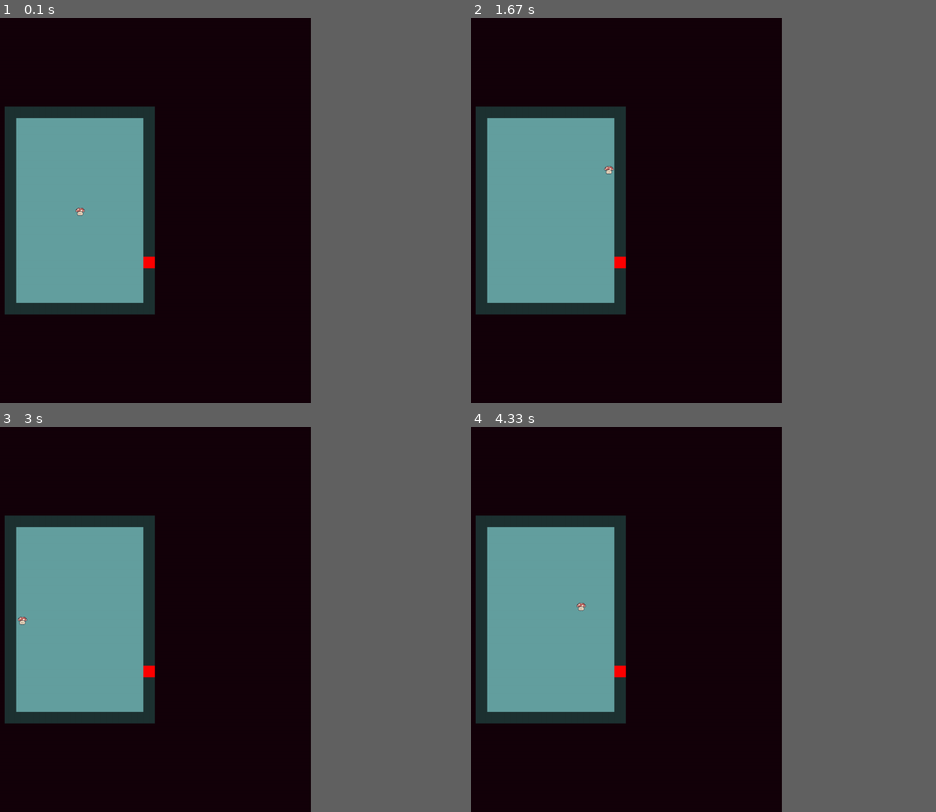
Above: before the commit, frames 1-4 (two rows, left to right).
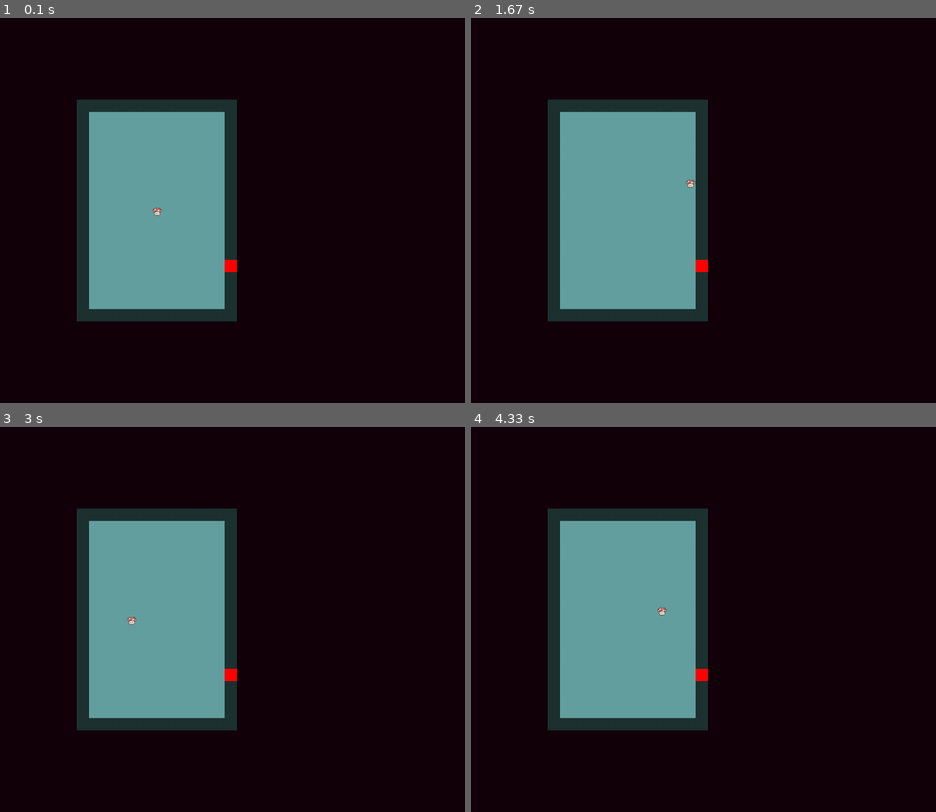
Above: after the commit, the same moments.

Repository: PiotrO15/PythonDungeons
Game: pygame game, started from src/main.py
Same seed, same stepped clock (60 frames per second), same inputs: the game is played once before the commit and once after it.
Inputs:
- Up to frame 1 (0.1 s): no input
- Up to frame 2 (1.67 s): hold D 0.33-0.8 s; hold W 0.83-1.13 s; hold D 1.17-1.63 s
- Up to frame 3 (3 s): hold A 1.67-2.2 s; hold S 2.23-2.53 s; hold A 2.57-2.97 s
- Up to frame 4 (4.33 s): hold W 3-3.37 s; hold D 3.4-4.03 s; hold S from 4.07 s (still down)
In our replay, the window is 675x562 before the commit and 900x562 after it. These sizes can differ from the game's own. Grey fills any space a smaller window leaves; there, only what the larger window draws over its background counts as a difference.

The runs differ from the first frame. In frame 1, 22% of the frame differs, in the area x 1-51%, y 21-79%; in frame 2, 22%; in frame 3, 22%; in frame 4, 22%.

Commit message:
doors work properly

Diff:
--- a/generator.py
+++ b/generator.py
@@ -33,7 +33,6 @@
 valid_sizes = [(1, 2), (2, 1), (1, 3), (3, 1), (2, 2)]
 
 
-
 class Neighbor:
     position: tuple[int, int]
     direction: Direction
@@ -57,7 +56,8 @@
 
         self.end = False
         self.neighbors = []
-        self.doors = []
+        self.doors = {}
+        self.doors_rect = []
         self.master = None
         self.merged_with = []
         self.layout = []
@@ -70,27 +70,37 @@
 
         self.layout = room_layout
         return room_layout
+
     def add_doors(self):
         doors: dict[tuple[int, int], tuple[int, int]] = {}
 
         for neighbor in self.neighbors:
-            grid_diff_x = neighbor.position[0] - self.position[0]
-            grid_diff_y = neighbor.position[1] - self.position[1]
-            # print(grid_diff_x, grid_diff_y)
             door_cords = (0, 0)
+            # destination = neighbor.position
+            destination = [a + b for a, b in zip(neighbor.position, direction_dict[neighbor.direction])]
+
+            offset_x = neighbor.position[0] - self.position[0]
+            offset_y = neighbor.position[1] - self.position[1]
+            # print(offset_x, offset_y)
 
             if neighbor.direction == Direction.UP:
-                door_cords = (0, int((grid_diff_x + 0.5) * utils.ROOM_DIMENSIONS[0]))
+                door_cords = (0, int((offset_x + 0.5) * utils.ROOM_DIMENSIONS[0]))
+                # destination[1] -= 1
             elif neighbor.direction == Direction.DOWN:
-                door_cords = (-1, int((grid_diff_x + 0.5) * utils.ROOM_DIMENSIONS[0]))
+                door_cords = (len(self.layout)-1, int((offset_x + 0.5) * utils.ROOM_DIMENSIONS[0]))
+                # destination[1] += 1
             elif neighbor.direction == Direction.LEFT:
-                door_cords = (int((grid_diff_y + 0.5) * utils.ROOM_DIMENSIONS[1]), 0)
+                door_cords = (int((offset_y + 0.5) * utils.ROOM_DIMENSIONS[1]), 0)
+                # destination[0] -= 1
             elif neighbor.direction == Direction.RIGHT:
-                door_cords = (int((grid_diff_y + 0.5) * utils.ROOM_DIMENSIONS[1]), -1)
+                door_cords = (int((offset_y + 0.5) * utils.ROOM_DIMENSIONS[1]), len(self.layout[0])-1)
+                # destination[0] += 1
 
             # print(door_cords)
-            self.layout[door_cords[0]][door_cords[1]] = 11 #TODO fix
-            doors[door_cords] = neighbor.position
+
+            self.layout[door_cords[0]][door_cords[1]] = 11
+
+            doors[door_cords] = (destination[0], destination[1])
 
         self.doors = doors
 
@@ -206,7 +216,8 @@
 
         # Select the direction vector that doesn't point to the previous room
         for neighbor in list(room.neighbors):
-            if previous_room is None or (x + direction_dict.get(neighbor.direction)[0], y + direction_dict.get(neighbor.direction)[1]) != previous_room.position:
+            if previous_room is None or (x + direction_dict.get(neighbor.direction)[0],
+                                         y + direction_dict.get(neighbor.direction)[1]) != previous_room.position:
                 direction_vector = direction_dict.get(neighbor.direction)
                 break
 
@@ -231,6 +242,7 @@
         return room
     else:
         return get_master(grid[room.master[0], room.master[1]], grid)
+
 
 def fill_rooms(grid):
     for x in range(len(grid)):
@@ -274,8 +286,10 @@
 
                 if new_room.master is None and not new_room.end and not room.end:
                     # Calculate new size considering positions and sizes of both rooms
-                    if (direction.is_vertical() and room.size[0] == new_room.size[0] and new_room.position[0] == room.position[0] or
-                            not direction.is_vertical() and room.size[1] == new_room.size[1] and new_room.position[1] == room.position[1]):
+                    if (direction.is_vertical() and room.size[0] == new_room.size[0] and new_room.position[0] ==
+                            room.position[0] or
+                            not direction.is_vertical() and room.size[1] == new_room.size[1] and new_room.position[1] ==
+                            room.position[1]):
                         if direction.is_vertical():
                             new_size = (room.size[0], room.size[1] + new_room.size[1])
                         else:
--- a/src/entities/entity.py
+++ b/src/entities/entity.py
@@ -41,7 +41,6 @@
 
             # self.drop_items()
 
-
     def basic_update(self):
         self.detect_death()
         self.update_hitbox()
@@ -59,6 +58,7 @@
         try:
             if any(screen_surface.get_at(point) in [(30, 50, 50)] for point in collide_points):
                 self.velocity = [0, 0]
+                # print('collision')
         except: self.velocity = [0, 0]
 
     def update_hitbox(self):
--- a/src/entities/player.py
+++ b/src/entities/player.py
@@ -5,7 +5,7 @@
 
 class Player(Entity):
     name = 'player'
-    speed = 400
+    speed = 300
     max_hp = 100
     gold = 0
     shield = 1
@@ -15,9 +15,8 @@
 
     def __init__(self, game):
         Entity.__init__(self, game, self.name)
-        self.rect = self.image.get_rect(center=(self.game.display.get_width()/2, self.game.display.get_height()/2))
+        self.center()
         self.weapon = None
-        self.attacking = False
         self.attack_cooldown = 350  # ms
         self.room = None
 
@@ -38,10 +37,6 @@
         # print(vel)
         self.set_velocity(vel)
 
-        if pygame.mouse.get_pressed()[0] and pygame.time.get_ticks() - self.time > self.attack_cooldown \
-                and self.weapon:
-            self.time = pygame.time.get_ticks()
-            self.attacking = True
 
     def update(self) -> None:
         if self.dead:
@@ -50,9 +45,27 @@
         if self.can_move:
             self.rect.move_ip(*self.velocity)
             self.hitbox.move_ip(*self.velocity)
+        self.use_door()
         self.detect_death()
 
         self.update_hitbox()
+
+    def center(self):
+        self.rect = self.image.get_rect(center=(self.game.display.get_width() / 2, self.game.display.get_height() / 2))
+
+    def use_door(self):
+        screen_surface = self.game.display
+
+        for entry in self.game.current_room.doors_rect:
+            if entry['rect'].collidepoint(self.hitbox.midbottom):
+                # print('s')
+                next_room = entry['destination']
+                print(next_room)
+                self.game.current_room = self.game.dungeon[next_room]
+                while self.game.current_room.master: self.game.current_room = self.game.dungeon[self.game.current_room.master]
+                self.center()
+                break
+
 
     def calculate_collision(self, enemy):
         if not self.shield and not self.dead:
--- a/src/game.py
+++ b/src/game.py
@@ -29,7 +29,7 @@
 
         self.dungeon = generator.generate_dungeon(self.dungeon_size, self.room_count)
 
-        self.current_room = self.dungeon[0, 0].layout
+        self.current_room = self.dungeon[0, 0]
 
         # self.object_manager = ObjectManager(self)
         self.player = Player(self)
--- a/src/map/display_map.py
+++ b/src/map/display_map.py
@@ -1,4 +1,5 @@
 import pygame
+import generator
 
 from src import utils
 
@@ -12,27 +13,27 @@
 colors_dict = {
     0:(100, 160, 160),  # floor
     1:(30, 50, 50),     # wall
-    11:(255, 0, 0),     # UP_door
-    12:(0, 255, 0),     # DOWN_door
-    13:(255, 255, 0),   # LEFT_door
-    14:(0,0,255),       # RIGHT_door
+    11:(255, 0, 0),     # door
+    12:(0, 255, 0),     # G
+    13:(255, 255, 0),   # Y
+    14:(0,0,255),       # B
     100:(255, 140, 80)  # test
 }
 
-def draw_room(room_layout, screen):
-    room_size = (len(room_layout[0]) * TILE_SIZE, len(room_layout) * TILE_SIZE)
-    top_left_corner = [(a - b)/2 for a, b in zip(utils.SCREEN_SIZE, room_size)]
-    # print(room_size)
-    # print(top_left_corner)
+def draw_room(room: generator.Room, screen):
+    room_size_px = (room.size[0] * utils.ROOM_DIMENSIONS[0] * TILE_SIZE, room.size[1] * utils.ROOM_DIMENSIONS[1] * TILE_SIZE)
+    top_left_corner = [(a - b)/2 for a, b in zip(utils.SCREEN_SIZE, room_size_px)]
 
     # Clear the screen
     screen.fill(background_color)
 
     # Draw the dungeon
-    for y, row in enumerate(room_layout):
+    for y, row in enumerate(room.layout):
         for x, tile in enumerate(row):
             rect = pygame.Rect(top_left_corner[0] + x * TILE_SIZE, top_left_corner[1] + y * TILE_SIZE, TILE_SIZE, TILE_SIZE)
 
+            if tile == 11:
+                room.doors_rect.append({'rect': rect,'destination': room.doors[(y, x)]})
             pygame.draw.rect(screen, colors_dict.get(tile, unknown_color), rect)
 
     # Update the display
--- a/src/utils.py
+++ b/src/utils.py
@@ -2,9 +2,9 @@
 import os
 import pygame
 
-SCREEN_SIZE = (1200, 1000)
+SCREEN_SIZE = (1600, 1000)
 
-TILE_SIZE = 30
+TILE_SIZE = 32
 ROOM_DIMENSIONS = (13, 9) # (y, x)
 BLACK = (0, 0, 0)
 WHITE = (255, 255, 255)
@@ -26,7 +26,6 @@
             array.append(list(row))
     return array
 
-
 def get_mask_rect(surf, top=0, left=0):
     """Returns minimal bounding rectangle of an image"""
     surf_mask = pygame.mask.from_surface(surf)
